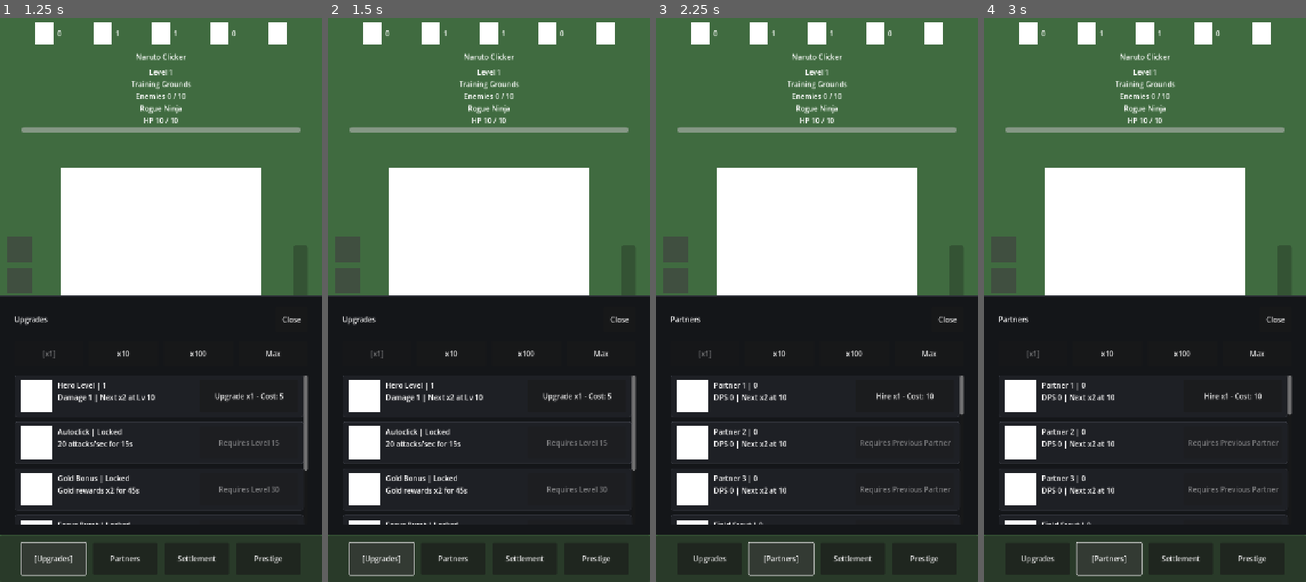
Above: before the commit, frames 1-4 (left to right).
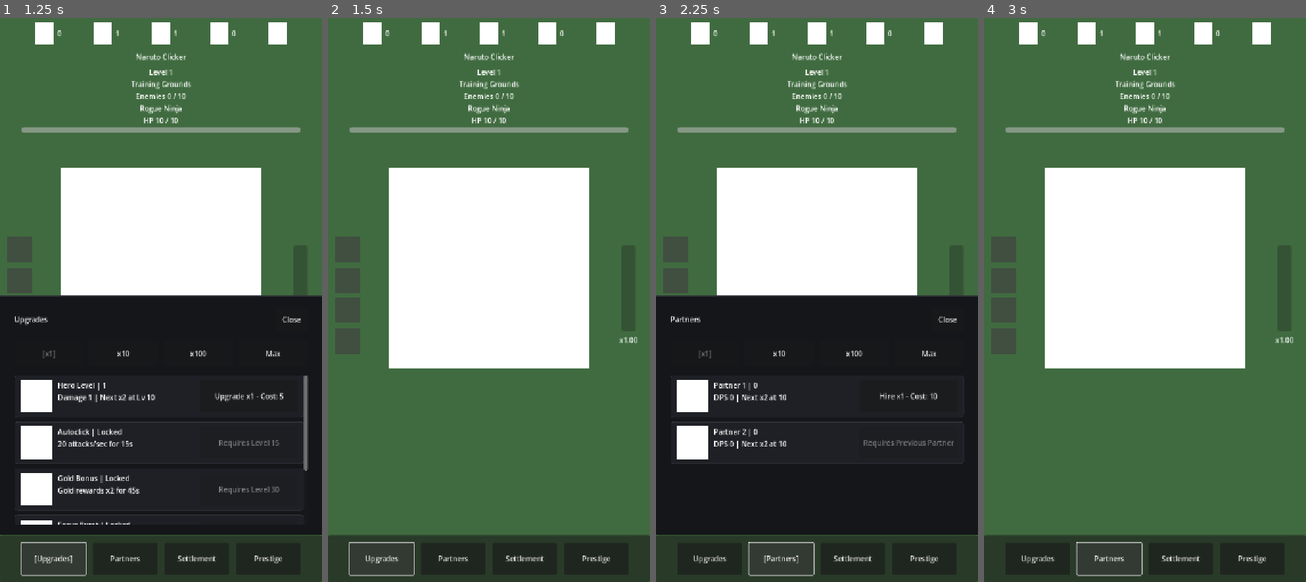
Above: after the commit, the same moments.

Repository: StanisRyz/naruto-clicker
Game: Godot game, scene res://scenes/main/Main.tscn
Two runs of this game, one before a commit and one after it. Both use one fixed random seed, a clock stepped at 60 frames per second and the inputs below.
Inputs:
- Up to frame 1 (1.25 s): click "Upgrades" at 0.5 s
- Up to frame 2 (1.5 s): click "[Upgrades]" at 1.25 s
- Up to frame 3 (2.25 s): click "Partners" at 2 s
- Up to frame 4 (3 s): click "[Partners]" at 2.75 s

Frame 1 is identical in both runs. In frame 2, 42% of the frame differs, in the area x 0-100%, y 49-97%; in frame 3, 1.6%; in frame 4, 42%.

Commit message:
Add tab toggle and progressive card reveal
Improve bottom tab and shop progression UI.

Changes include:
- Allow clicking the active bottom tab again to close its sheet.
- Keep CloseButton behavior unchanged.
- Hide deeply locked partner cards.
- Show available partner cards plus one next locked requirement card.
- Hide deeply locked settlement building cards.
- Show available building cards plus one next locked requirement card.
- Preserve bulk-buy, purchase requirements, card layout, and all gameplay systems.

Diff:
--- a/scenes/game/ClickerScreen.gd
+++ b/scenes/game/ClickerScreen.gd
@@ -205,39 +205,19 @@
 
 
 func _on_upgrades_button_pressed() -> void:
-	partner_sheet.hide_sheet()
-	settlement_sheet.hide_sheet()
-	prestige_sheet.hide_sheet()
-	upgrade_sheet.show_sheet()
-	active_bottom_tab = "upgrades"
-	_update_bottom_bar_view()
+	_toggle_bottom_sheet("upgrades")
 
 
 func _on_partners_button_pressed() -> void:
-	upgrade_sheet.hide_sheet()
-	settlement_sheet.hide_sheet()
-	prestige_sheet.hide_sheet()
-	partner_sheet.show_sheet()
-	active_bottom_tab = "partners"
-	_update_bottom_bar_view()
+	_toggle_bottom_sheet("partners")
 
 
 func _on_settlement_button_pressed() -> void:
-	upgrade_sheet.hide_sheet()
-	partner_sheet.hide_sheet()
-	prestige_sheet.hide_sheet()
-	settlement_sheet.show_sheet()
-	active_bottom_tab = "settlement"
-	_update_bottom_bar_view()
+	_toggle_bottom_sheet("settlement")
 
 
 func _on_prestige_button_pressed() -> void:
-	upgrade_sheet.hide_sheet()
-	partner_sheet.hide_sheet()
-	settlement_sheet.hide_sheet()
-	prestige_sheet.show_sheet()
-	active_bottom_tab = "prestige"
-	_update_bottom_bar_view()
+	_toggle_bottom_sheet("prestige")
 
 
 func _on_prestige_requested() -> void:
@@ -286,6 +266,35 @@
 	prestige_button.text = "[Prestige]" if active_bottom_tab == "prestige" else "Prestige"
 
 
+func _toggle_bottom_sheet(tab_name: String) -> void:
+	if active_bottom_tab == tab_name:
+		_hide_all_bottom_sheets()
+		active_bottom_tab = ""
+		_update_bottom_bar_view()
+		return
+
+	_hide_all_bottom_sheets()
+	match tab_name:
+		"upgrades":
+			upgrade_sheet.show_sheet()
+		"partners":
+			partner_sheet.show_sheet()
+		"settlement":
+			settlement_sheet.show_sheet()
+		"prestige":
+			prestige_sheet.show_sheet()
+
+	active_bottom_tab = tab_name
+	_update_bottom_bar_view()
+
+
+func _hide_all_bottom_sheets() -> void:
+	upgrade_sheet.hide_sheet()
+	partner_sheet.hide_sheet()
+	settlement_sheet.hide_sheet()
+	prestige_sheet.hide_sheet()
+
+
 func _on_sheet_closed() -> void:
 	active_bottom_tab = ""
 	_update_bottom_bar_view()
--- a/scenes/ui/PartnerPanel.gd
+++ b/scenes/ui/PartnerPanel.gd
@@ -17,6 +17,8 @@
 	_ensure_partner_rows(state)
 
 	for partner_index in range(partner_rows.size()):
+		var panel_row: PanelContainer = partner_rows[partner_index]["row"]
+		panel_row.visible = _should_show_partner_row(state, partner_index)
 		_update_partner_row(state, partner_index, partner_rows[partner_index])
 
 
@@ -76,6 +78,7 @@
 	content.add_child(button)
 
 	return {
+		"row": row,
 		"name_count_label": name_count_label,
 		"effect_label": effect_label,
 		"button": button,
@@ -115,6 +118,16 @@
 	selected_buy_mode = mode
 
 
+func _should_show_partner_row(state: ClickerState, partner_index: int) -> bool:
+	if partner_index == 0:
+		return true
+
+	if state.can_buy_partner(partner_index):
+		return true
+
+	return partner_index > 0 and state.can_buy_partner(partner_index - 1)
+
+
 func _create_row_stylebox() -> StyleBoxFlat:
 	var stylebox := StyleBoxFlat.new()
 	stylebox.bg_color = Color(0.12, 0.125, 0.145, 1.0)
--- a/scenes/ui/SettlementPanel.gd
+++ b/scenes/ui/SettlementPanel.gd
@@ -17,6 +17,8 @@
 	_ensure_building_rows(state)
 
 	for building_index in range(building_rows.size()):
+		var panel_row: PanelContainer = building_rows[building_index]["row"]
+		panel_row.visible = _should_show_building_row(state, building_index)
 		_update_building_row(state, building_index, building_rows[building_index])
 
 
@@ -76,6 +78,7 @@
 	content.add_child(button)
 
 	return {
+		"row": row,
 		"name_count_label": name_count_label,
 		"effect_label": effect_label,
 		"button": button,
@@ -108,6 +111,16 @@
 	selected_buy_mode = mode
 
 
+func _should_show_building_row(state: ClickerState, building_index: int) -> bool:
+	if building_index == 0:
+		return true
+
+	if state.can_buy_building(building_index):
+		return true
+
+	return building_index > 0 and state.can_buy_building(building_index - 1)
+
+
 func _create_row_stylebox() -> StyleBoxFlat:
 	var stylebox := StyleBoxFlat.new()
 	stylebox.bg_color = Color(0.12, 0.125, 0.145, 1.0)
Not shown, changed: AGENTS.md
Not shown, changed: README.md
